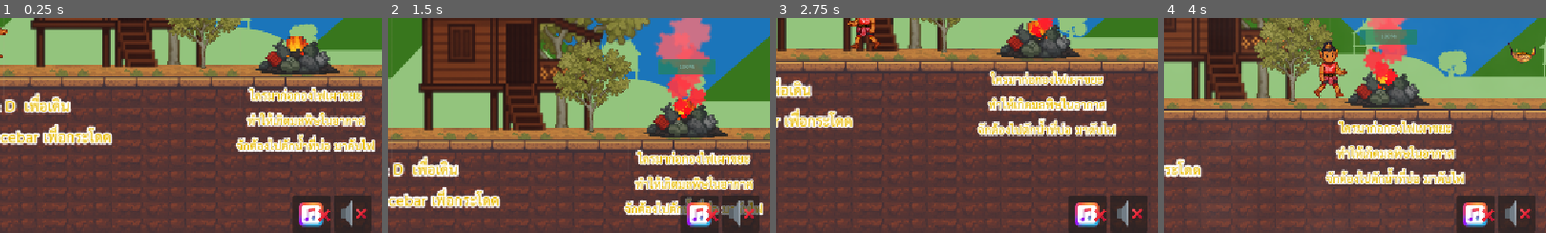
Above: before the commit, frames 1-4 (left to right).
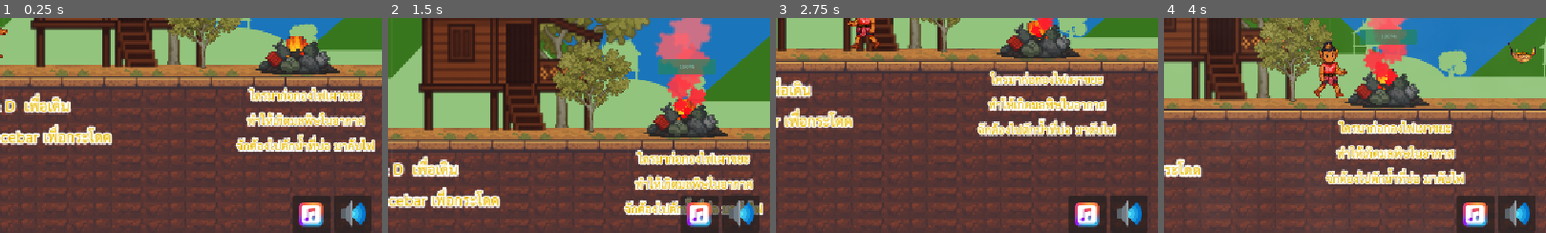
Above: after the commit, the same moments.

Repository: twachi/projectgame2d
Game: Godot game, scene res://Scenes/Levels/Level_01.tscn
The game is run twice, just before and just after one commit, with the same random seed, the same clock (stepped at 60 frames per second) and the same inputs.
Inputs:
- Up to frame 1 (0.25 s): no input
- Up to frame 2 (1.5 s): hold D (Right) from 0.53 s (still down); tap C (attack) at 0.6 s; tap Space (Jump) at 0.77 s; tap S (sword) at 1.35 s
- Up to frame 3 (2.75 s): tap Space (Jump) at 1.52 s; release D (Right) at 2.03 s; hold A (Left) from 2.03 s (still down); tap X (water) at 2.1 s
- Up to frame 4 (4 s): release A (Left) at 2.78 s; hold D (Right) from 2.78 s (still down); tap Z (wing) at 2.85 s; tap Space (Jump) at 3.02, 3.77 s; tap C (attack) at 3.6 s
The pictures show only the part of the screen within x 50-100%, y 47-97%; the shares and areas given below are measured in that part.

The runs differ from the first frame. In frame 1, 0.4% of the frame differs, in the area x 83-97%, y 85-97%; in frame 2, 0.4%; in frame 3, 0.4%; in frame 4, 0.4%.

Commit message:
แก้ไขเสียง และ เพลง

Diff:
--- a/Scenes/Managers/AudioManager.tscn
+++ b/Scenes/Managers/AudioManager.tscn
@@ -10,6 +10,7 @@
 [ext_resource type="AudioStream" uid="uid://d2b8bm1w7yki7" path="res://Assets/Sound/music.ogg" id="8_5h2c1"]
 [ext_resource type="AudioStream" uid="uid://c4negh60r2ehe" path="res://Assets/Sound/FX/56_Attack_03.wav" id="8_s2x08"]
 [ext_resource type="AudioStream" uid="uid://5ikelc0n6b3y" path="res://Assets/Sound/FX/22_Water_02.wav" id="10_ia3a6"]
+[ext_resource type="AudioStream" uid="uid://ws2k5msidgpy" path="res://Assets/Sound/music_thai_mini.ogg" id="11_6fbfh"]
 
 [node name="AudioManager" type="Node"]
 script = ExtResource("1_hp1cr")
@@ -57,3 +58,7 @@
 [node name="AtkWaterSfx" type="AudioStreamPlayer" parent="."]
 stream = ExtResource("10_ia3a6")
 bus = &"sfx"
+
+[node name="MusicThaiMini" type="AudioStreamPlayer" parent="."]
+stream = ExtResource("11_6fbfh")
+bus = &"music"
--- a/Scripts/AudioManager.gd
+++ b/Scripts/AudioManager.gd
@@ -9,12 +9,12 @@
 @onready var level_complete_sfx = $LevelCompleteSfx
 @onready var water: AudioStreamPlayer = $Water
 @onready var well: AudioStreamPlayer = $Well
-@onready var music: AudioStreamPlayer = $Music
+@onready var music: AudioStreamPlayer = $MusicThaiMini
 @onready var attack_sfx: AudioStreamPlayer = $AttackSfx
 @onready var atk_water_sfx: AudioStreamPlayer = $AtkWaterSfx
 
-var music_on = false
-var sound_on = false
+var music_on = true
+var sound_on = true
 var music_bus = null
 var sfx_bus = null
 
--- a/default_bus_layout.tres
+++ b/default_bus_layout.tres
@@ -5,7 +5,7 @@
 bus/1/solo = false
 bus/1/mute = false
 bus/1/bypass_fx = false
-bus/1/volume_db = 0.0
+bus/1/volume_db = -17.0211
 bus/1/send = &"Master"
 bus/2/name = &"sfx"
 bus/2/solo = false
Not shown: 1 places in Scenes/Managers/AudioManager.tscn that only renumber resources
Not shown, added: Assets/Sound/music_thai_mini.ogg
Not shown, changed: docs/index.html
Not shown, changed: docs/index.pck
